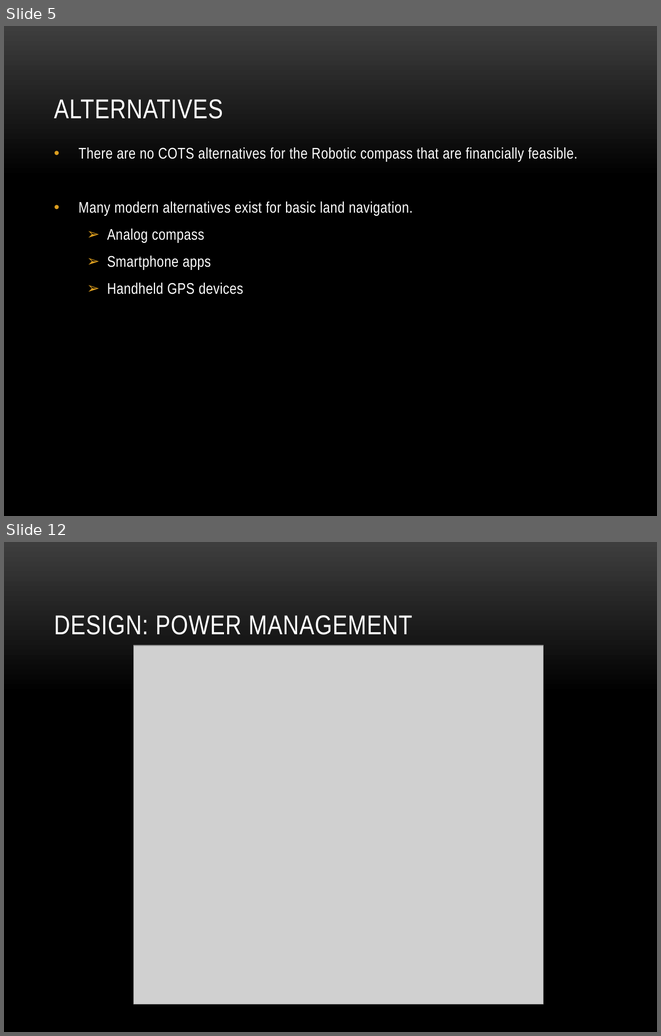
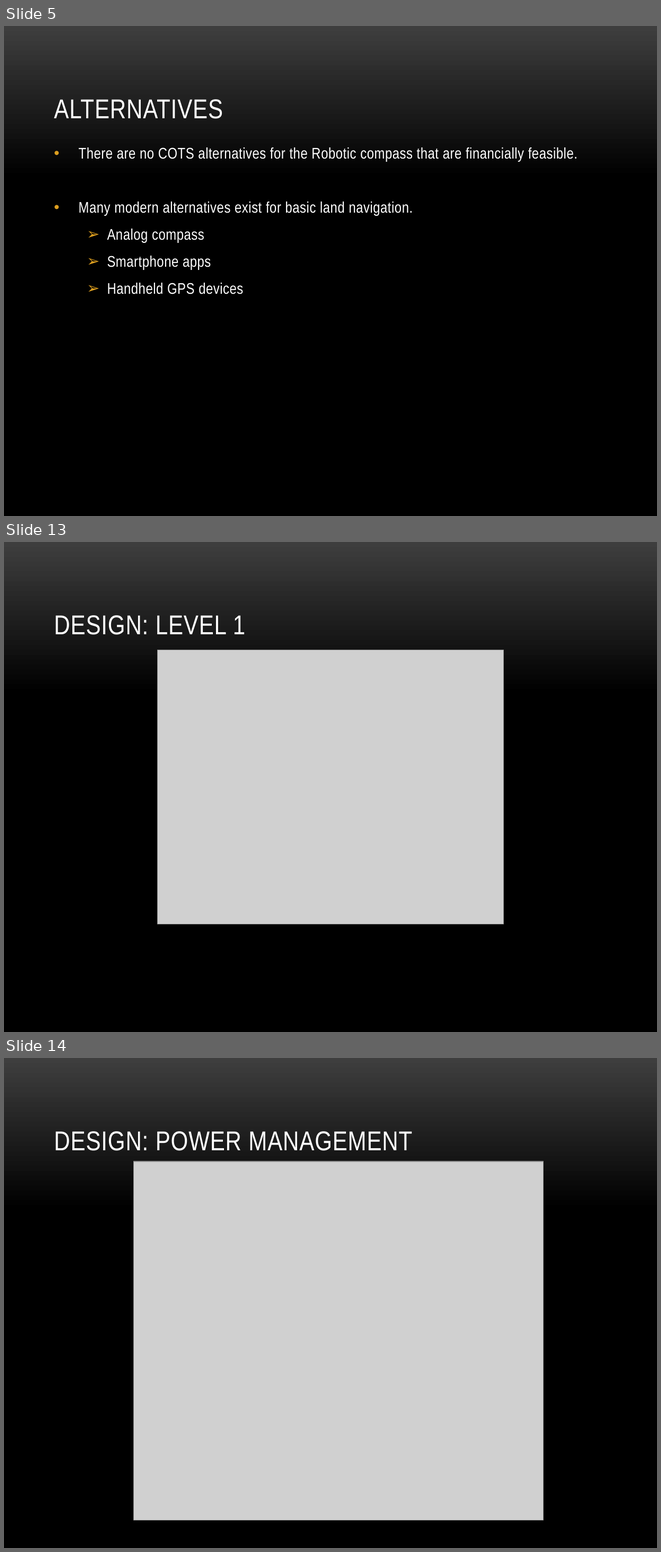
Before and after one commit to dosferatu/electronic-compass, a slide deck: Documentation/Project Documentation/Project Presentation.pptx. Shown one above the other, each under a label of ours: slides 5 and 12 before the commit, slides 5, 13 and 14 after it; the slides between them are not shown. The pictures are 661x1036 and 661x1552 pixels, drawn with LibreOffice and Linux fonts; fonts in the diff are those of the drawing; grey boxes stand for pictures; background and template pictures are left out. Boxes give left, top, right and bottom in pixels: in the first picture for what was removed or moved away, otherwise in the second. Text is boxed around its words. In the diff, an @@ line names an element or a change of style, - is before the commit and + after.

Commit message:
Updated Design model and PPT

```diff
--- a/Documentation/Project Documentation/Project Presentation.pptx
+++ b/Documentation/Project Documentation/Project Presentation.pptx
@@ slide 13 added at <box>4,542,657,1032</box>, background picture (left out) @@
@@ title added at <box>54,615,245,635</box>, 30 pt, text #FFFFFF @@
+DESIGN: LEVEL 1
@@ picture added at <box>158,650,503,924</box> @@
@@ what was slide 12 is now slide 14 @@
```
Also in this commit, not shown: 13 slides changed, 2 other slides added, 3 other files.
